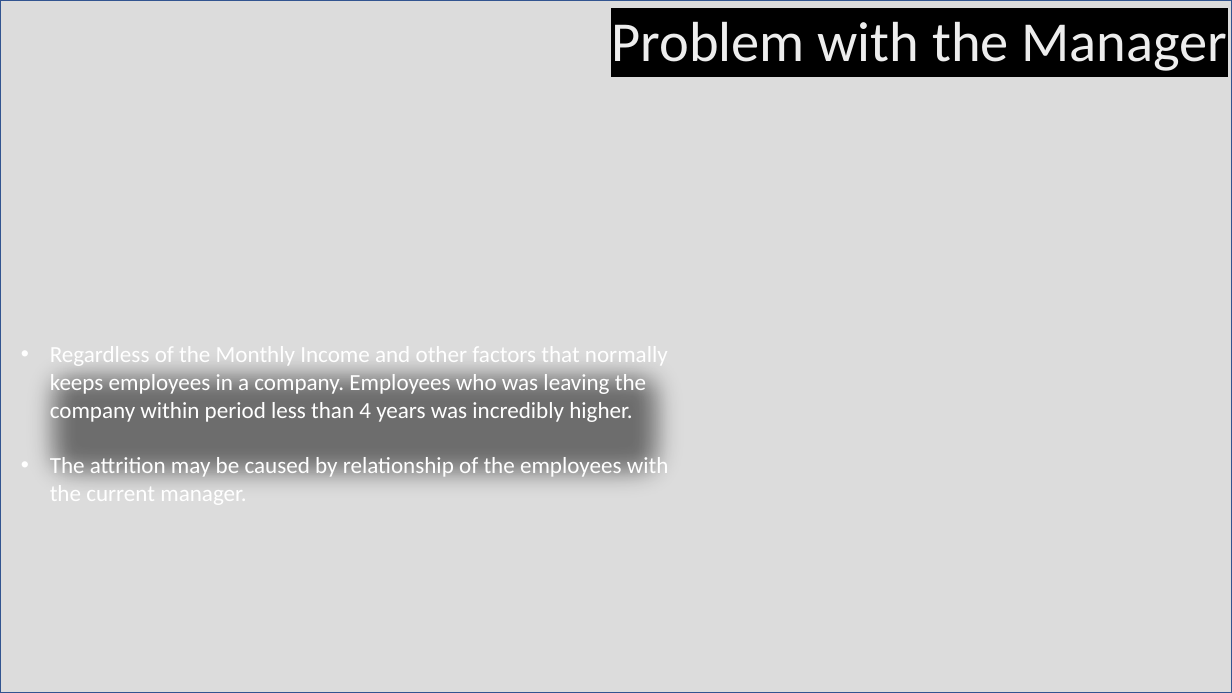
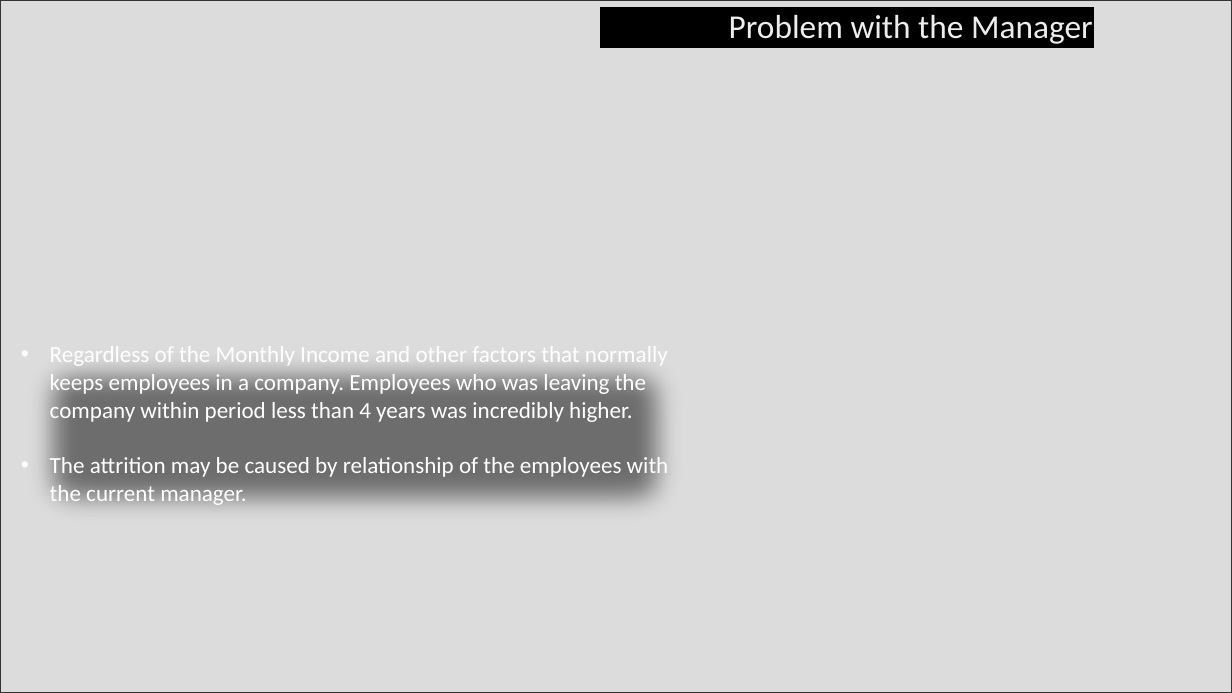
Before and after one commit to mich7000/my-data-science-and-machine-learning-portfolio, a slide deck: slide 7 of Employee Attrition Data Analysis/report-slides.pptx. Drawn at 1232x693 pixels with LibreOffice and Linux fonts; fonts in the diff are those of the drawing; background and template pictures are left out. Boxes give left, top, right and bottom in pixels: in the first picture for what was removed or moved away, otherwise in the second. Text is boxed around its words. In the diff, an @@ line names an element or a change of style, - is before the commit and + after.

```diff
--- a/Employee Attrition Data Analysis/report-slides.pptx
+++ b/Employee Attrition Data Analysis/report-slides.pptx
@@ rectangle at (x1=0, y1=0, x2=1232, y2=693): outline #325491 1 pt to #333333 2 pt @@
@@ text "Problem with the Manager" moved from (x1=611, y1=21, x2=1228, y2=71) to (x1=729, y1=15, x2=1093, y2=44) @@
@@ text "Problem with the Manager" at (x1=729, y1=15, x2=1093, y2=44): size 44 to 26 pt @@
```
Also in this commit, not shown: 8 other slides changed, 1 slide removed, 2 other files.
